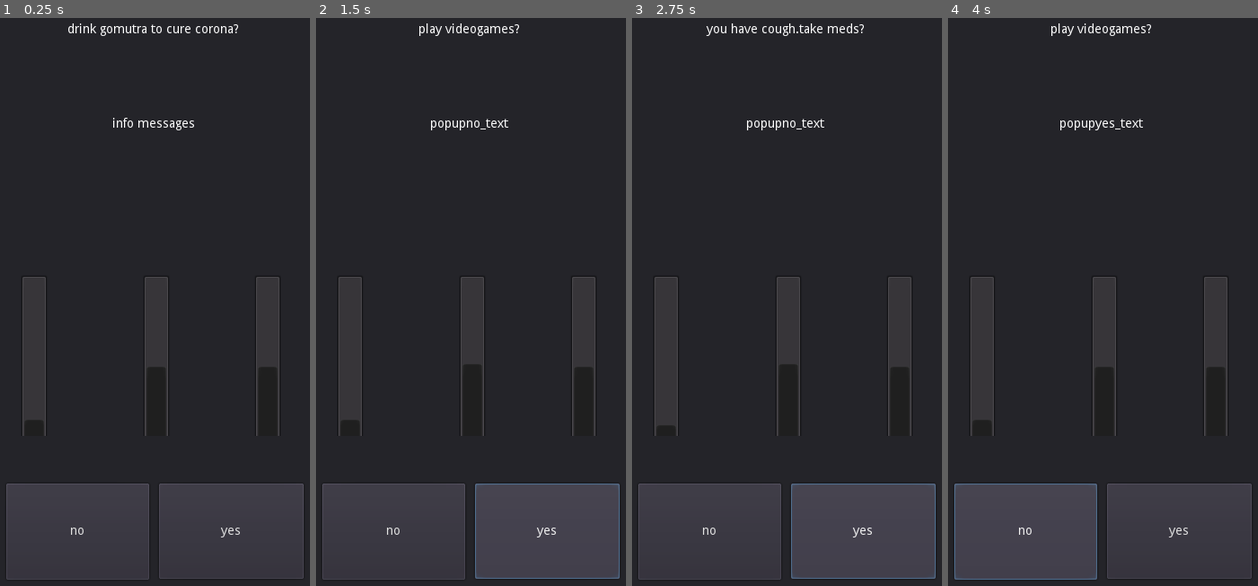
Above: before the commit, frames 1-4 (left to right).
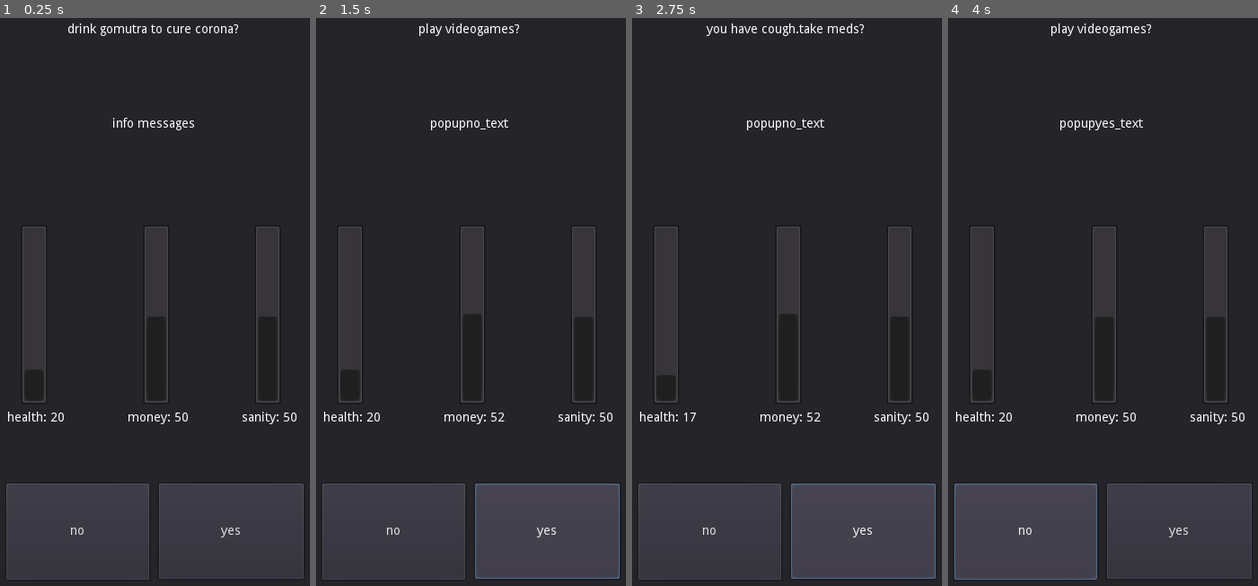
Above: after the commit, the same moments.

Repository: siddhantxshirguppe/coronaQUIZ
Game: Godot game, scene res://mainPage.tscn
Same seed, same stepped clock (60 frames per second), same inputs: the game is played once before the commit and once after it.
Inputs:
- Up to frame 1 (0.25 s): no input
- Up to frame 2 (1.5 s): click "yes" at 0.5 s; click "yes" at 1.25 s
- Up to frame 3 (2.75 s): click "yes" at 2 s
- Up to frame 4 (4 s): click "no" at 2.75 s

The runs differ from the first frame. In frame 1, 2.1% of the frame differs, in the area x 2-96%, y 36-74%; in frame 2, 2.1%; in frame 3, 2.0%; in frame 4, 2.1%.

Commit message:
changed pos of bars

Diff:
--- a/mainPage.tscn
+++ b/mainPage.tscn
@@ -54,26 +54,26 @@
 }
 
 [node name="HealthResourceBar" parent="ResourcesPanel" instance=ExtResource( 3 )]
-margin_top = 110.03
-margin_bottom = 310.03
+margin_top = 54.4588
+margin_bottom = 254.459
 
 [node name="Label" parent="ResourcesPanel/HealthResourceBar" index="1"]
 text = "health"
 
 [node name="MoneyResourceBar" parent="ResourcesPanel" instance=ExtResource( 3 )]
 margin_left = 135.837
-margin_top = 110.03
+margin_top = 54.4588
 margin_right = 235.837
-margin_bottom = 310.03
+margin_bottom = 254.459
 
 [node name="Label" parent="ResourcesPanel/MoneyResourceBar" index="1"]
 text = "money"
 
 [node name="SanityResourceBar" parent="ResourcesPanel" instance=ExtResource( 3 )]
 margin_left = 260.401
-margin_top = 110.03
+margin_top = 54.4588
 margin_right = 360.401
-margin_bottom = 310.03
+margin_bottom = 254.459
 
 [node name="Label" parent="ResourcesPanel/SanityResourceBar" index="1"]
 text = "sanity"
